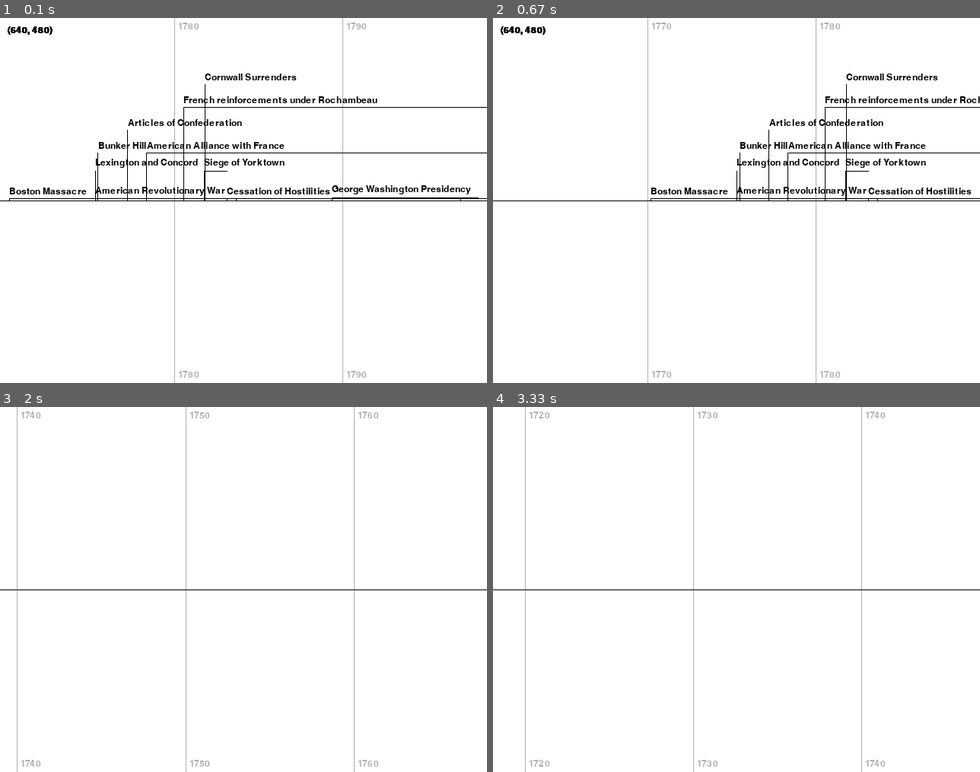
Above: before the commit, frames 1-4 (two rows, left to right).
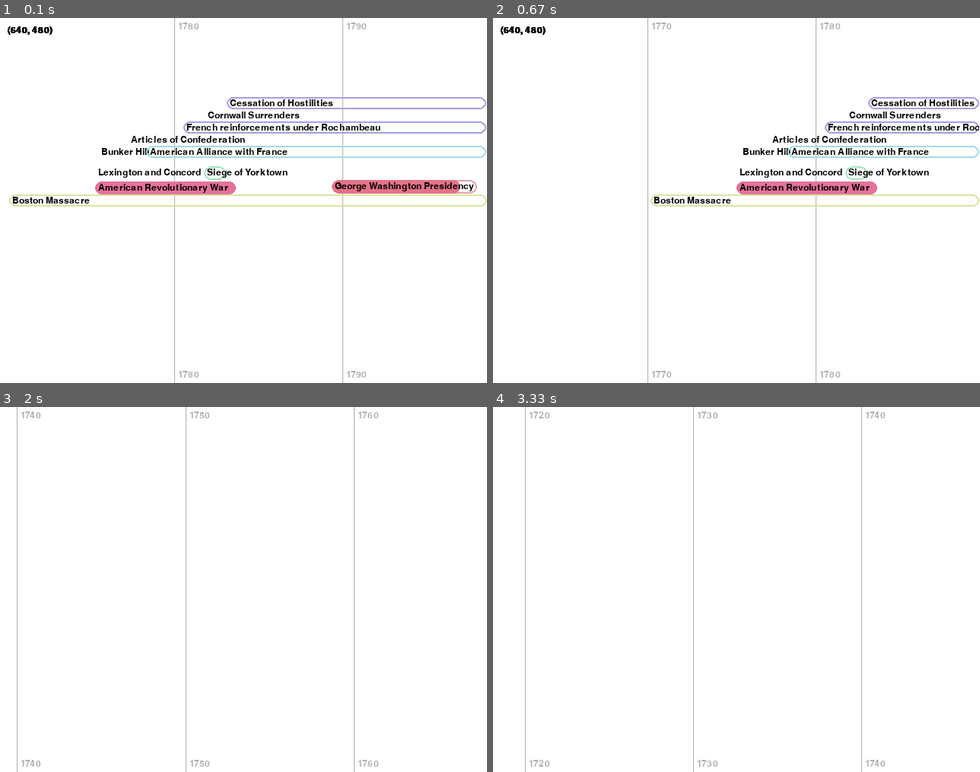
Above: after the commit, the same moments.

Repository: ThatIsAUsername/timeline
Game: pygame game, started from timelines.py
Two runs of this game, one before a commit and one after it. Both use one fixed random seed, a clock stepped at 60 frames per second and the inputs below.
Inputs (mouse positions are in pixels of both pictures, inside the frame that each line leads up to):
- Up to frame 1 (0.1 s): no input
- Up to frame 2 (0.67 s): press the mouse at (619, 204) at 0.37 s; move the mouse to (702, 240) at 0.47 s; release the mouse at (785, 280) at 0.6 s
- Up to frame 3 (2 s): press the mouse at (126, 593) at 0.7 s; move the mouse to (102, 549) at 0.8 s; release the mouse at (77, 501) at 0.93 s; press the mouse at (126, 593) at 1.03 s; move the mouse to (248, 618) at 1.13 s; release the mouse at (370, 647) at 1.27 s; press the mouse at (126, 593) at 1.37 s; move the mouse to (160, 618) at 1.47 s; release the mouse at (194, 647) at 1.6 s; press the mouse at (126, 593) at 1.7 s; move the mouse to (180, 615) at 1.8 s; release the mouse at (238, 640) at 1.93 s
- Up to frame 4 (3.33 s): press the mouse at (619, 593) at 2.03 s; move the mouse to (731, 563) at 2.13 s; release the mouse at (848, 534) at 2.27 s; press the mouse at (619, 593) at 2.37 s; move the mouse to (634, 629) at 2.47 s; release the mouse at (648, 666) at 2.6 s; press the mouse at (619, 593) at 2.7 s; move the mouse to (668, 655) at 2.8 s; release the mouse at (717, 717) at 2.93 s; press the mouse at (619, 593) at 3.03 s; move the mouse to (619, 622) at 3.13 s; release the mouse at (619, 655) at 3.27 s

The runs differ from the first frame. In frame 1, 8.8% of the frame differs, in the area x 0-100%, y 15-52%; in frame 2, 6.4%; in frame 3, 0.2%; in frame 4, 0.2%.

Commit message:
Revamp label drawing. Ditch centerline and provide colored swatches to separate visually.

Diff:
--- a/data_types/timeview.py
+++ b/data_types/timeview.py
@@ -1,5 +1,6 @@
 
 import math
+from random import randrange
 from typing import List, Union
 from collections import namedtuple
 
@@ -24,6 +25,16 @@
         self.max: date = self.timeline.max
         self.render_min = data_types.SlidingValue(self.min.toordinal())
         self.render_max = data_types.SlidingValue(self.max.toordinal())
+
+        # Generate colors for each of the records.
+        self.record_colors = {}
+        for rec_id in self.timeline.get_records().keys():
+            fg = pygame.Color(0)
+            bg = pygame.Color(0)
+            hue = randrange(0, 360)
+            fg.hsva = (hue, 30, 90)
+            bg.hsva = (hue, 50, 90, 0)
+            self.record_colors[rec_id] = (fg, bg)
 
     def contains(self, timelike: Union[date, data_types.TimeReference, data_types.EventRecord]) -> bool:
         if type(timelike) is date:
@@ -187,15 +198,13 @@
             surf.blit(text, (glx+5, 5))
             surf.blit(text, (glx+5, height - text_size[1] - 5))
 
-
         timeline_y = height / 2
-        pygame.draw.line(surface=surf, color=color.BLACK, start_pos=(0, timeline_y), end_pos=(width, timeline_y))
 
         # Generate positions/rects for all timeline elements
         visible_records = self.get_visible()
 
         # Generate all drawable labels and figure out the horizontal extents of each EventRecord.
-        LabelInfo = namedtuple("LabelInfo", "x_vals label_surf label_rect")
+        LabelInfo = namedtuple("LabelInfo", "id x_vals label_surf label_rect")
         label_infos = []
         for rec in visible_records:
             xss = 0 if rec.start.min == -math.inf else interpolate(rec.start.min.toordinal(), timeview_range, screen_range)
@@ -204,9 +213,11 @@
             xee = width if rec.end.max == math.inf else interpolate(rec.end.max.toordinal(), timeview_range, screen_range)
             antialias = True  # render takes no keyword arguments.
             label_surf = font.render(rec.name, antialias, color.BLACK)
-            label_rect = pygame.rect.Rect((0, 0), label_surf.get_size())
-            label_rect.bottomleft = (xse, height/2-label_rect.height/2)  # Start by placing all labels just above the line.
-            label_infos.append(LabelInfo(x_vals=[xss, xse, xes, xee], label_surf=label_surf, label_rect=label_rect))
+            lw, lh = label_surf.get_size()
+            label_rect = pygame.rect.Rect((0, 0), (xee-xss, lh+4))  # build a rect around the whole rendered record.
+            label_rect.midleft = (xse+2, height/2)  # Start by horizontally centering all labels.
+            label_rect.width = max(label_rect.width, label_surf.get_size()[0])
+            label_infos.append(LabelInfo(id=rec.id, x_vals=[xss, xse, xes, xee], label_surf=label_surf, label_rect=label_rect))
 
         # Deconflict as needed to position each label.
         deconflicted_rects = []
@@ -216,29 +227,30 @@
             while lr.collidelist(deconflicted_rects) != -1 and count < 10:
                 count += 1
                 # Move lr up to try and avoid.
-                lr.bottomleft = (lr.x, lr.y-lr.height*1.5)
+                lrx, lry = lr.topleft
+                lr.topleft = (lrx, lry-lr.height)
             deconflicted_rects.append(lr)
 
             # Render
-            # Two spokes to the timeline to demarcate the known time span (between start.max and end.min).
+            # Draw an outline showing the full possible extent in time (start.min to end.max)
+            fgc, bgc = self.record_colors[li.id]
             xss, xse, xes, xee = li.x_vals
-            pygame.draw.line(surface=surf,
-                             color=color.BLACK,
-                             start_pos=(xse, lr.y+lr.height*1.25),
-                             end_pos=(xse, timeline_y))
-            pygame.draw.line(surface=surf,
-                             color=color.BLACK,
-                             start_pos=(xes, lr.y+lr.height*1.25),
-                             end_pos=(xes, timeline_y))
-
-            # One line showing the full possible extent in time.
-            pygame.draw.line(surface=surf,
-                             color=color.BLACK,
-                             start_pos=(xss, lr.y+lr.height*1.25),
-                             end_pos=(xee, lr.y+lr.height*1.25))
+            pygame.draw.rect(surface=surf,
+                             color=fgc,
+                             rect=(xss, lr.top, xee-xss, lr.height),
+                             border_radius=int(lr.height/2),
+                             width=2
+                             )
+
+            # Draw a filled area showing the time during which the event was occurring (start.max to end.min).
+            pygame.draw.rect(surface=surf,
+                             color=bgc,
+                             rect=(xse, lr.top, xes-xse, lr.height),
+                             border_radius=int(lr.height/2),
+                             )
 
             # EventRecord's name.
-            surf.blit(li.label_surf, li.label_rect.topleft)
+            surf.blit(li.label_surf, (li.label_rect.x+2, li.label_rect.y+2))
 
             # Draw current resolution
             font = pgm.get_font()
